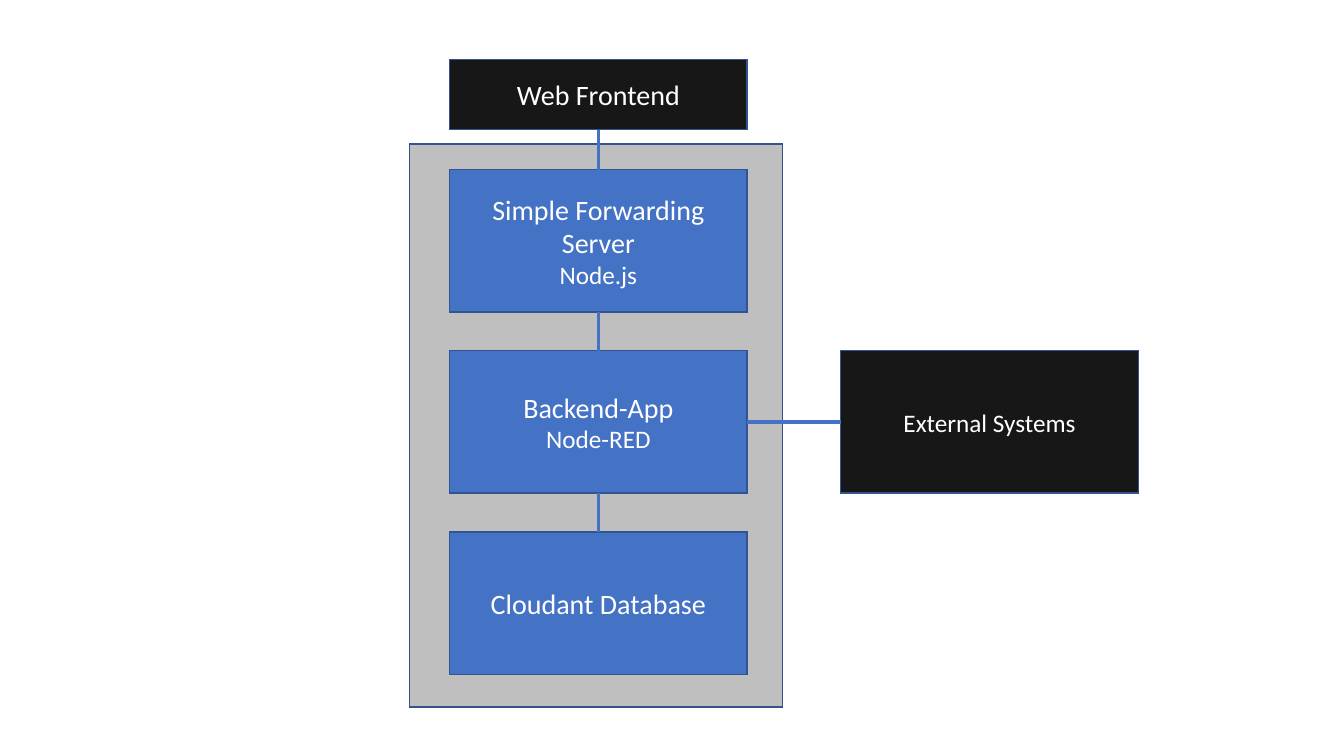
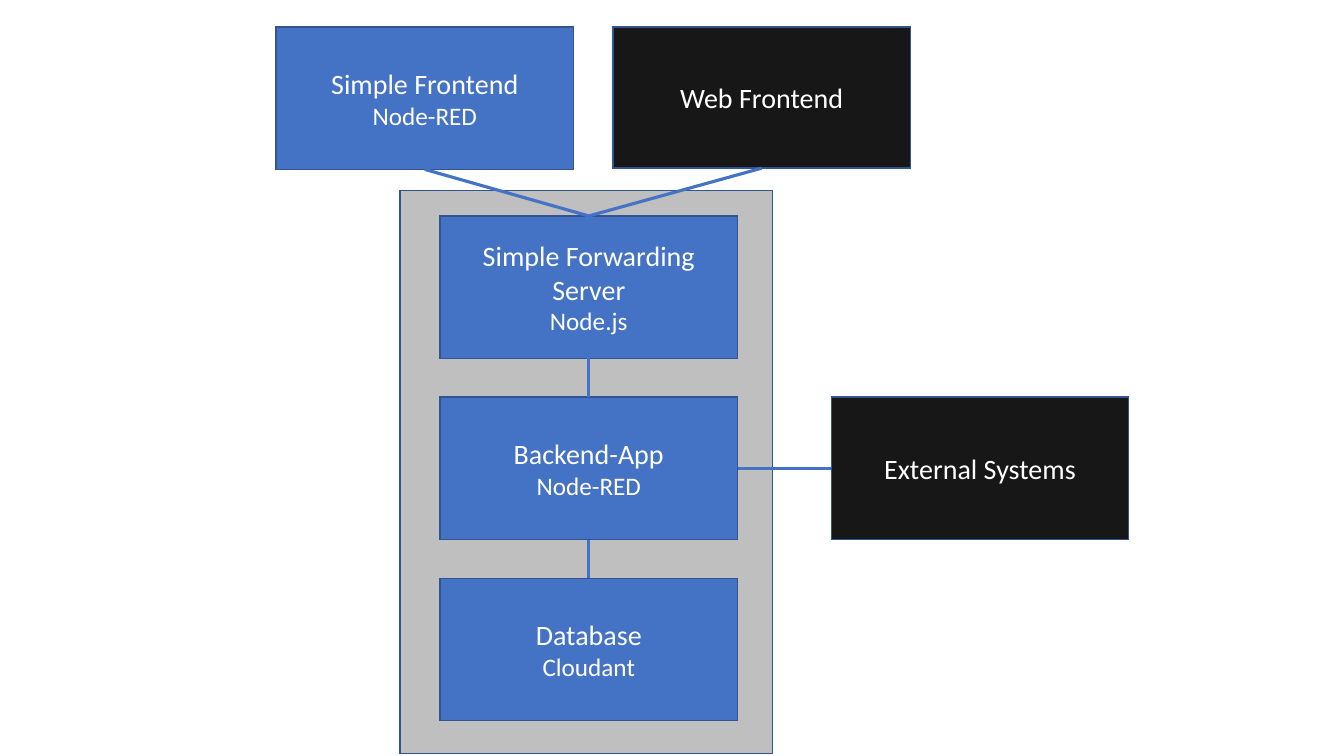
Before and after one commit to gitjps/Node-RED-Backend-and-Frontend, a slide deck: slide 1 of Node-RED-Backend.pptx. Drawn at 1344x756 pixels with LibreOffice and Linux fonts; fonts in the diff are those of the drawing. Boxes give left, top, right and bottom in pixels: in the first picture for what was removed or moved away, otherwise in the second. Text is boxed around its words. In the diff, an @@ line names an element or a change of style, - is before the commit and + after.

```diff
--- a/Node-RED-Backend.pptx
+++ b/Node-RED-Backend.pptx
@@ rectangle added at [276, 27, 574, 169], fill #4472C4, outline #325491 1 pt, 20 pt, text #FFFFFF @@
+Simple Frontend
+Node-RED
@@ rectangle "Web Frontend": place and size @@
-rectangle "Web Frontend" at [450, 59, 747, 129]
+rectangle "Web Frontend" at [613, 27, 910, 168]
@@ line added from (424, 169) to (589, 216), #4472C4 2.25 pt @@
@@ line moved from (599, 130) - (599, 169) to (762, 168) - (589, 216) @@
@@ rectangle "External Systems" at [832, 397, 1129, 539]: size 18 to 20 pt @@
@@ 5 rectangles, 3 lines: place and size @@
-5 rectangles, 3 lines at [409, 144, 1138, 708]
+5 rectangles, 3 lines at [400, 191, 1129, 754]
@@ text in rectangle at [536, 625, 642, 676]: text changed @@
-Cloudant Database
+Database
+Cloudant
```
Also in this commit, not shown: 1 other file.
